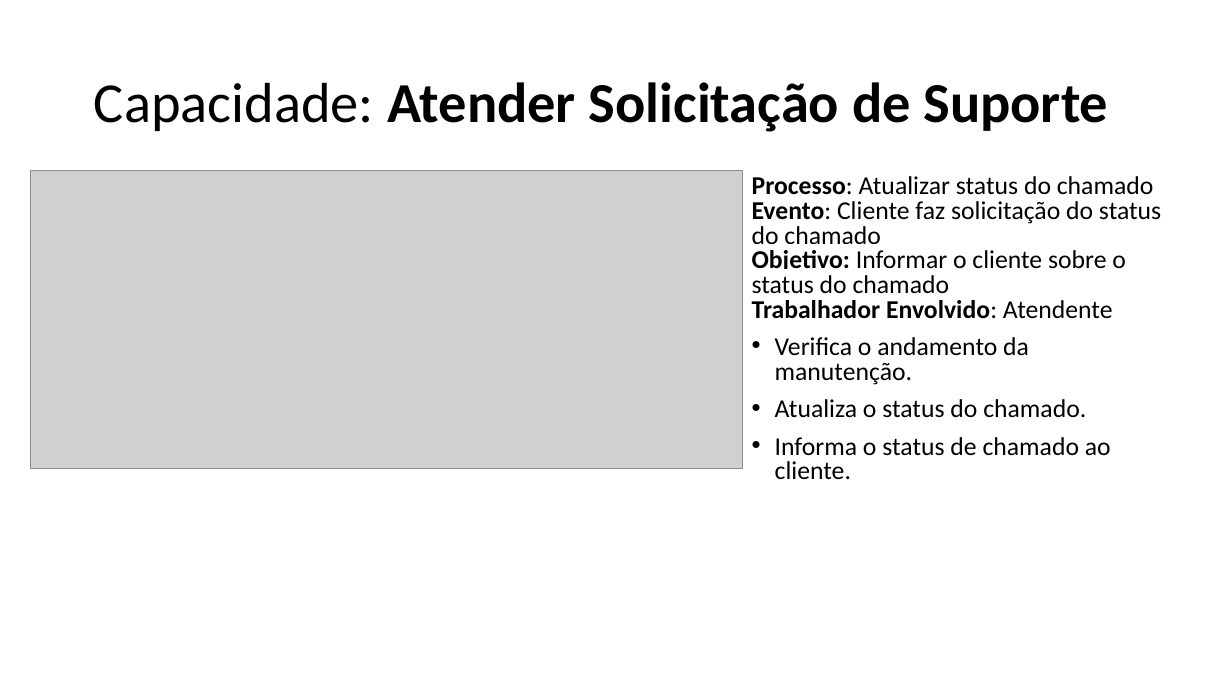
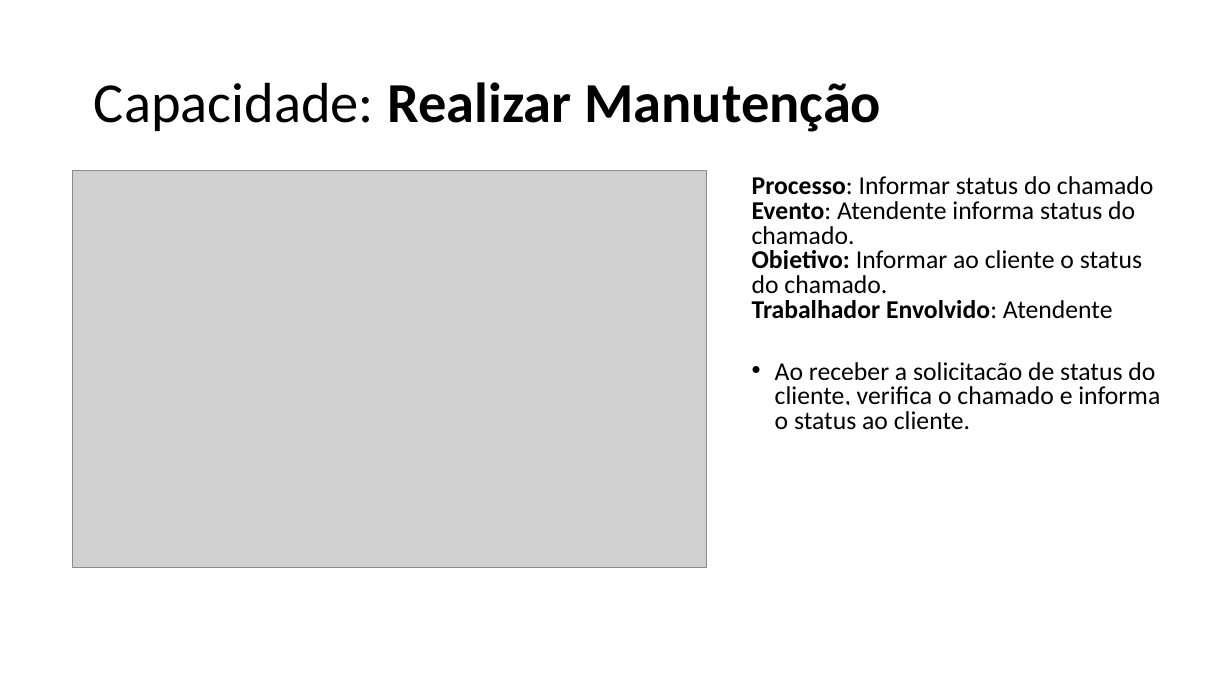
Before and after one commit to emersonsoaresdasilva/projeto-ope, a slide deck: slide 10 of 18-Descrição dos Processos de Negócio.pptx. Drawn at 1232x693 pixels with LibreOffice and Linux fonts; fonts in the diff are those of the drawing; grey boxes stand for pictures. Boxes give left, top, right and bottom in pixels: in the first picture for what was removed or moved away, otherwise in the second. Text is boxed around its words. In the diff, an @@ line names an element or a change of style, - is before the commit and + after.

```diff
--- a/18-Descrição dos Processos de Negócio.pptx
+++ b/18-Descrição dos Processos de Negócio.pptx
@@ title at (94, 82, 881, 132): text changed @@
-Capacidade: Atender Solicitação de Suporte
+Capacidade: Realizar Manutenção
@@ picture: place and size @@
-picture at (30, 171, 742, 470)
+picture at (73, 171, 706, 567)
@@ text at (752, 176, 1154, 293): text changed @@
-Processo: Atualizar status do chamado
-Evento: Cliente faz solicitação do status do chamado
-Objetivo: Informar o cliente sobre o status do chamado
+Processo: Informar status do chamado
+Evento: Atendente informa status do chamado.
+Objetivo: Informar ao cliente o status do chamado.
@@ text at (775, 362, 1160, 430): text changed @@
-• Verifica o andamento da manutenção.
-• Atualiza o status do chamado.
-• Informa o status de chamado ao cliente.
+• Ao receber a solicitação de status do cliente, verifica o chamado e informa o status ao cliente.
```
Also in this commit, not shown: 22 other slides changed, 13 other files.
